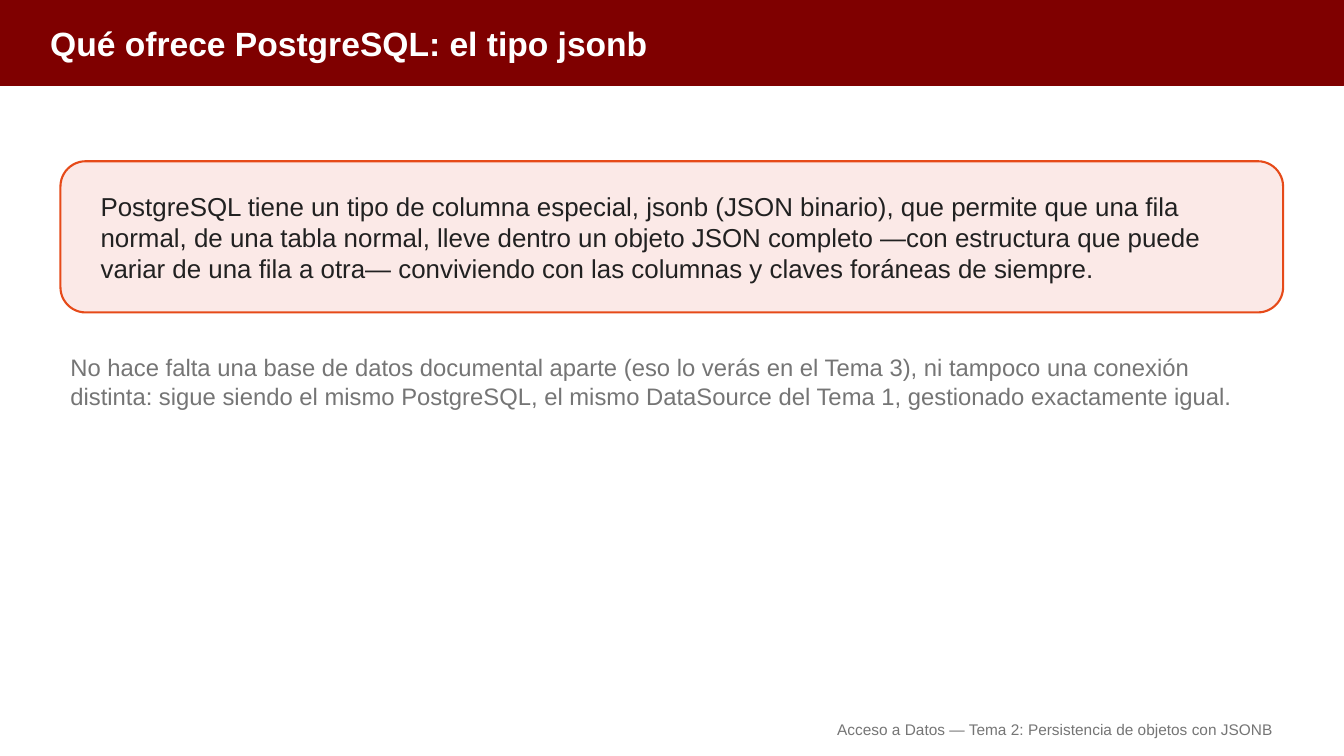
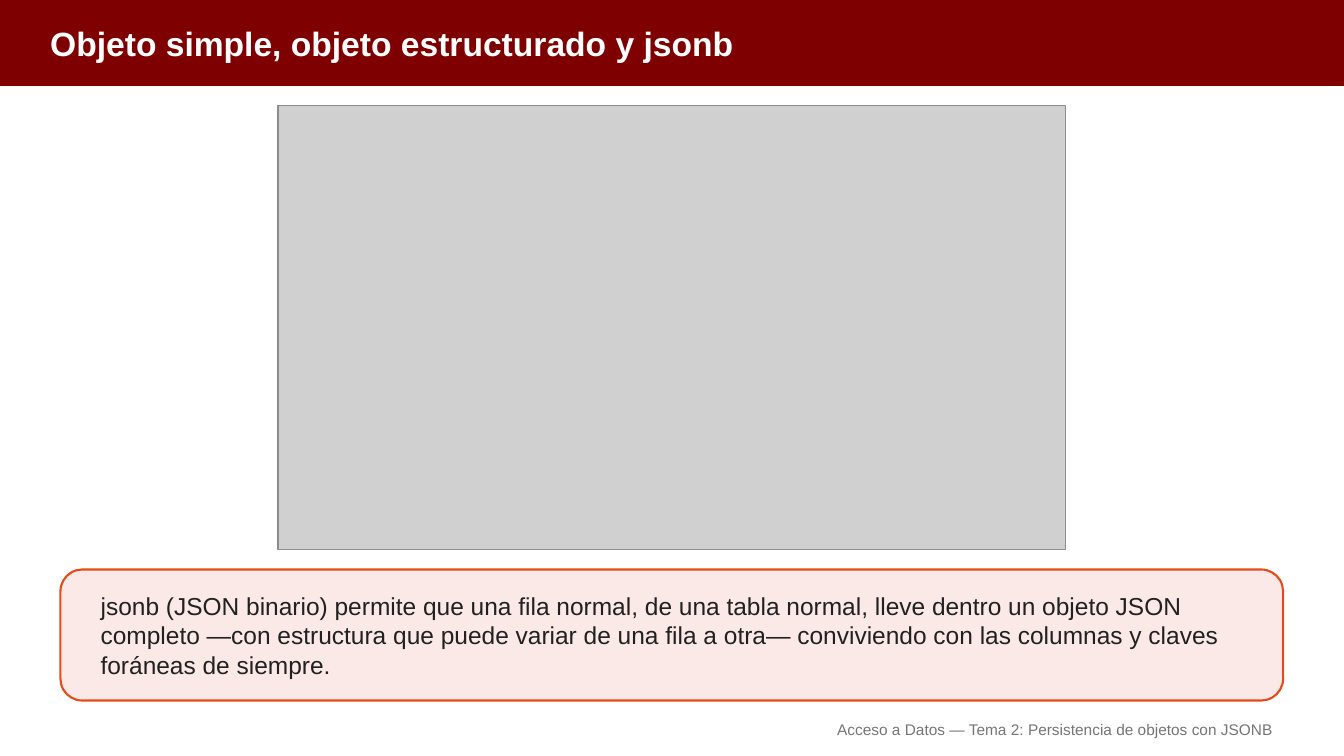
Before and after one commit to aitorventura/acceso-a-datos, a slide deck: slide 4 of docs/tema2/diapositivas/persistencia-objetos-jsonb.pptx (slide 5 before the commit). Drawn at 1344x756 pixels with LibreOffice and Linux fonts; fonts in the diff are those of the drawing; grey boxes stand for pictures. Boxes give left, top, right and bottom in pixels: in the first picture for what was removed or moved away, otherwise in the second. Text is boxed around its words. In the diff, an @@ line names an element or a change of style, - is before the commit and + after.

Commit message:
Tema 2 de AD: infografías en los tres apartados y diapositivas regeneradas
Añade 14 infografías en docs/tema2/img, las inserta en persistencia-objetos-jsonb, consultas-jsonb y bd-orientadas-a-objetos, y regenera sus diapositivas (pptx y pdf), fusionando las que solo tenían un párrafo.

```diff
--- a/docs/tema2/diapositivas/persistencia-objetos-jsonb.pptx
+++ b/docs/tema2/diapositivas/persistencia-objetos-jsonb.pptx
@@ text at (50,31,734,63): text changed @@
-Qué ofrece PostgreSQL: el tipo jsonb
+Objeto simple, objeto estructurado y jsonb
@@ picture added at (278,106,1066,549) @@
@@ text removed at (70,358,1231,410) @@
-No hace falta una base de datos documental aparte (eso lo verás en el Tema 3), ni tampoco una conexión distinta: sigue siendo el mismo PostgreSQL, el mismo DataSource del Tema 1, gestionado exactamente igual.
@@ rounded rectangle: place and size @@
-rounded rectangle at (60,161,1284,313)
+rounded rectangle at (60,570,1284,701)
@@ text at (101,597,1217,679): text changed; size 18.5 to 17.5 pt @@
-PostgreSQL tiene un tipo de columna especial, jsonb (JSON binario), que permite que una fila normal, de una tabla normal, lleve dentro un objeto JSON completo —con estructura que puede variar de una fila a otra— conviviendo con las columnas y claves foráneas de siempre.
+jsonb (JSON binario) permite que una fila normal, de una tabla normal, lleve dentro un objeto JSON completo —con estructura que puede variar de una fila a otra— conviviendo con las columnas y claves foráneas de siempre.
```
Also in this commit, not shown: 11 other slides changed, 5 slides removed, 22 other files.
